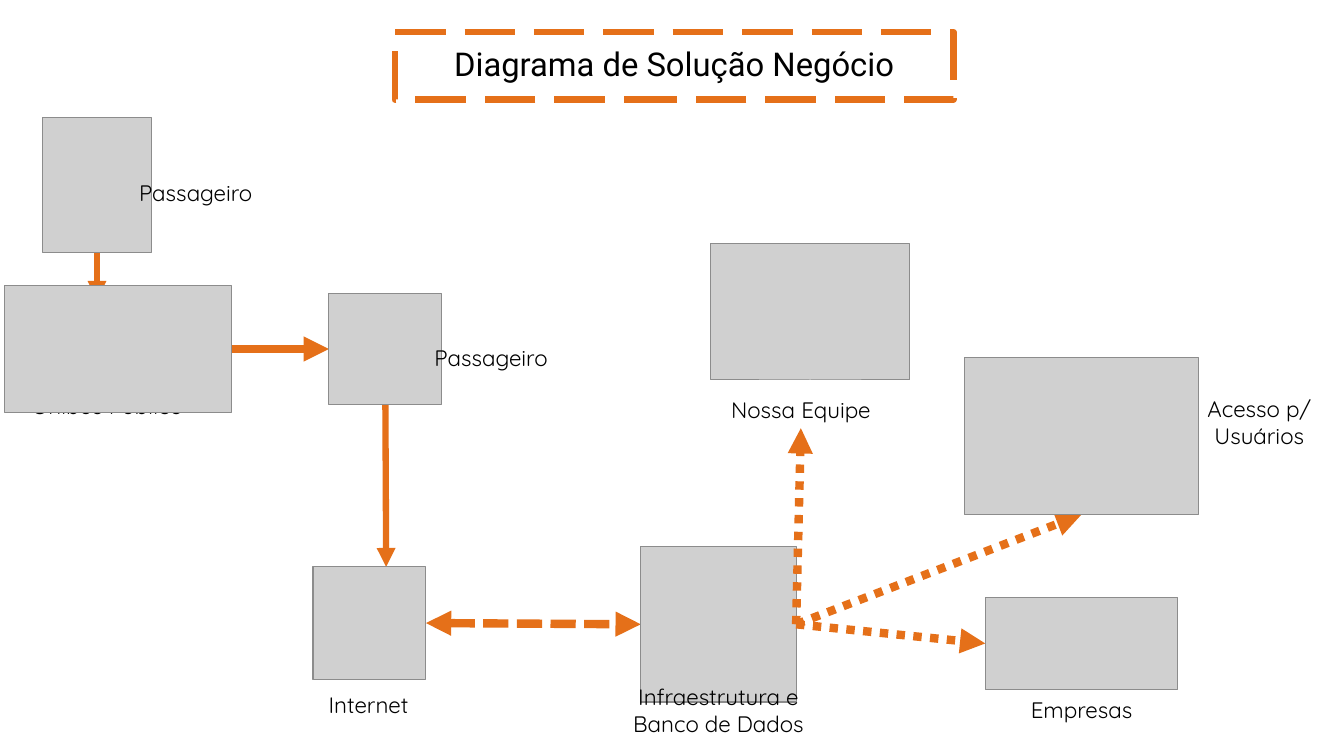
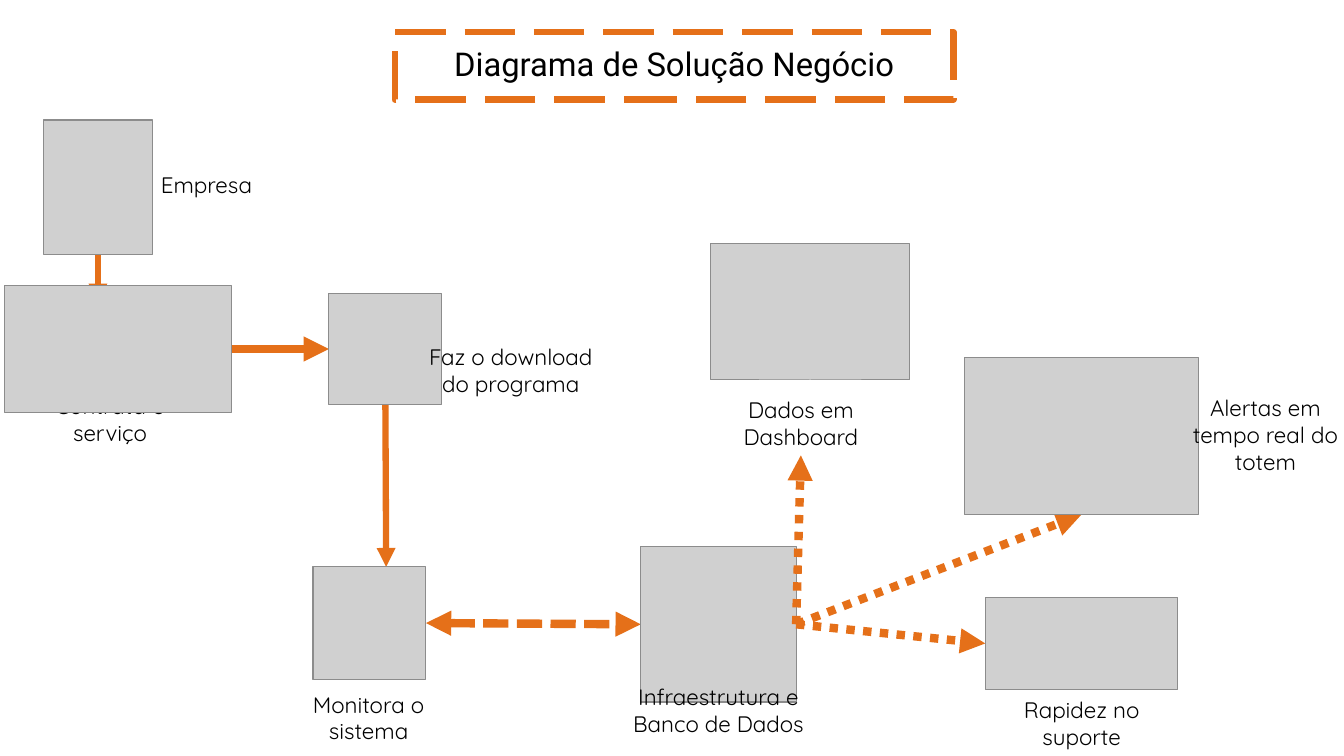
Before and after one commit to pi-project-adsb/magna-monitoring-system, a slide deck: slide 1 of Slides/diagrama-de-solucao.pptx. Drawn at 1344x756 pixels with LibreOffice and Linux fonts; fonts in the diff are those of the drawing; grey boxes stand for pictures. Boxes give left, top, right and bottom in pixels: in the first picture for what was removed or moved away, otherwise in the second. Text is boxed around its words. In the diff, an @@ line names an element or a change of style, - is before the commit and + after.

```diff
--- a/Slides/diagrama-de-solucao.pptx
+++ b/Slides/diagrama-de-solucao.pptx
@@ text at [161, 177, 252, 198]: text changed @@
-Passageiro
+Empresa
@@ arrow moved from (97, 252) - (97, 299) to (98, 255) - (98, 302) @@
@@ text at [429, 342, 593, 397]: text changed @@
-Passageiro
+Faz o download do programa
@@ text at [55, 412, 165, 444]: text changed @@
-Ônibus Público
+Contrata o serviço
@@ text at [744, 401, 858, 446]: text changed @@
-Nossa Equipe
+Dados em Dashboard
@@ text at [1193, 399, 1338, 471]: text changed @@
-Acesso p/ Usuários
+Alertas em tempo real do totem
@@ arrow moved from (797, 624) - (802, 429) to (797, 624) - (802, 456) @@
@@ text at [313, 697, 424, 740]: text changed @@
-Internet
+Monitora o sistema
@@ text at [1024, 701, 1139, 750]: text changed @@
-Empresas
+Rapidez no suporte
```
Also in this commit, not shown: 1 other slide changed.
